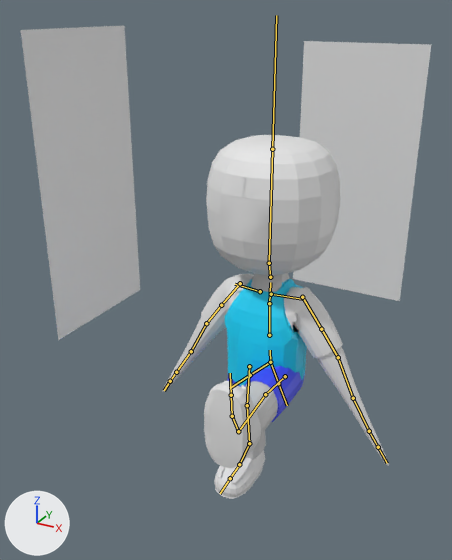
The FBX model Sk8troidz/Assets/Resources/Models/Sk8troidAnim3.fbx, before and after one commit.
Both versions are drawn from a camera (50 mm lens) standing at (2.23, -4.9, 1.88) and looking at (-0.59, 0.21, -0.67). The axes (+X, +Y, +Z) are drawn at lower left. The lights are the same throughout. Both versions are drawn at frame 1 of the action 'metarig|Jump.003'; the numbers are the values there. The bones that bend it are drawn over the model as lines.

In view in the first picture: '3bcb894e-1ed4-4c3d-be69-5bcd4940eb65', '3bcb894e-1ed4-4c3d-be69-5bcd4940eb65.001', 'Body', 'Head', 'LArm', 'Pants', 'RArm', 'Shoes'.
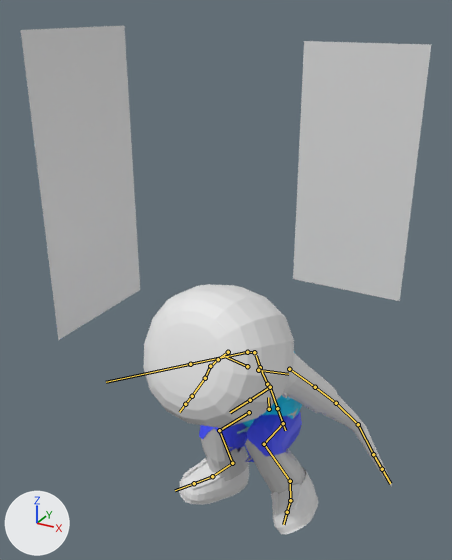
The edits, one by one:
Bone 'spine' (bone_spine) moves from (0.0, 0.0, 0.0) to (0.0, -0.398, 0.063).
Bone 'spine.001' (bone_spine_001) turns from (0, 0, 0) to (30, 0, 0) degrees about its own x, y and z.
Bone 'Neck' (bone_neck) turns from (0, 0, 0) to (14, 0, 0) degrees about its own x, y and z.
Bone 'spine.005' (bone_spine_005) turns from (0, 0, 0) to (24, 0, 0) degrees about its own x, y and z.
Bone 'upper_arm.L' (bone_upper_arm_l) moves from (0.0, 0.0, 0.0) to (0.006, 0.001, 0.002).
Bone 'upper_arm.L' (bone_upper_arm_l) turns from (4, 1, -49) to (-1, 5, -49) degrees about its own x, y and z.
Bone 'hand.L' (bone_hand_l) turns from (0, 0, 0) to (30, -16, -7) degrees about its own x, y and z.
Bone 'upper_arm.R' (bone_upper_arm_r) moves from (0.0, 0.0, 0.0) to (-0.006, 0.001, 0.002).
Bone 'upper_arm.R' (bone_upper_arm_r) turns from (4, -1, 49) to (-1, -5, 49) degrees about its own x, y and z.
Bone 'hand.R' (bone_hand_r) turns from (0, 0, 0) to (30, 16, 7) degrees about its own x, y and z.
Bone 'pelvis.L' (bone_pelvis_l) moves from (0.0, 0.0, 0.0) to (-0.063, -0.096, 0.152).
Bone 'pelvis.R' (bone_pelvis_r) moves from (0.0, 0.0, 0.0) to (0.063, -0.096, 0.152).
Bone 'shin.L' (bone_shin_l) turns from (0, 0, 0) to (90, 26, -25) degrees about its own x, y and z.
Bone 'foot.L' (bone_foot_l) turns from (0, 0, 0) to (-20, 0, 0) degrees about its own x, y and z.
Bone 'thigh.R.001' (bone_thigh_r_001) turns from (0, 0, 0) to (-94, 14, -26) degrees about its own x, y and z.
Bone 'shin.R' (bone_shin_r) turns from (0, 0, 0) to (90, -26, 25) degrees about its own x, y and z.
Bone 'foot.R' (bone_foot_r) turns from (0, 0, 0) to (-20, 0, 0) degrees about its own x, y and z.

Boxes [x1, y1, x2, y2] around the edits, measured in the pictures (452 x 560 px):
'Head', posed (12% wider): before [206, 135, 340, 275]; after [144, 284, 294, 428]
'Shoes', posed: before [204, 381, 265, 499]; after [179, 458, 318, 534]
'Pants', posed: before [227, 366, 304, 460]; after [199, 411, 306, 494]
'RArm', posed: before [284, 287, 389, 466]; after [282, 353, 392, 487]
'Body', posed: before [225, 273, 307, 386]; after [237, 352, 302, 434]
'LArm', posed (not visible afterwards): before [162, 274, 254, 392]
bone 'spine', root to tip: before (270, 362) to (270, 350); after (269, 409) to (268, 397)
bone 'spine.001', root to tip: before (269, 335) to (269, 303); after (267, 384) to (260, 367)
bone 'Neck', root to tip: before (270, 277) to (269, 263); after (254, 352) to (247, 352)
bone 'spine.005', root to tip: before (269, 263) to (272, 149); after (247, 352) to (190, 364)
bone 'upper_arm.L', root to tip: before (302, 297) to (321, 329); after (289, 369) to (315, 387)
bone 'hand.L', root to tip: before (353, 398) to (369, 431); after (358, 424) to (373, 454)
bone 'upper_arm.R', root to tip: before (240, 283) to (221, 305); after (228, 352) to (218, 359)
bone 'hand.R', root to tip: before (191, 351) to (176, 372); after (205, 378) to (192, 396)
bone 'pelvis.L', root to tip: before (270, 362) to (278, 383); after (270, 387) to (277, 408)
bone 'pelvis.R', root to tip: before (270, 362) to (250, 375); after (270, 387) to (250, 400)
bone 'shin.L', root to tip: before (265, 394) to (238, 431); after (264, 444) to (290, 481)
bone 'foot.L', root to tip: before (238, 431) to (232, 416); after (290, 481) to (290, 500)
bone 'thigh.R.001', root to tip: before (249, 366) to (247, 405); after (249, 412) to (219, 430)
bone 'shin.R', root to tip: before (247, 405) to (249, 443); after (219, 430) to (232, 463)
bone 'foot.R', root to tip: before (249, 443) to (239, 464); after (232, 463) to (212, 476)
